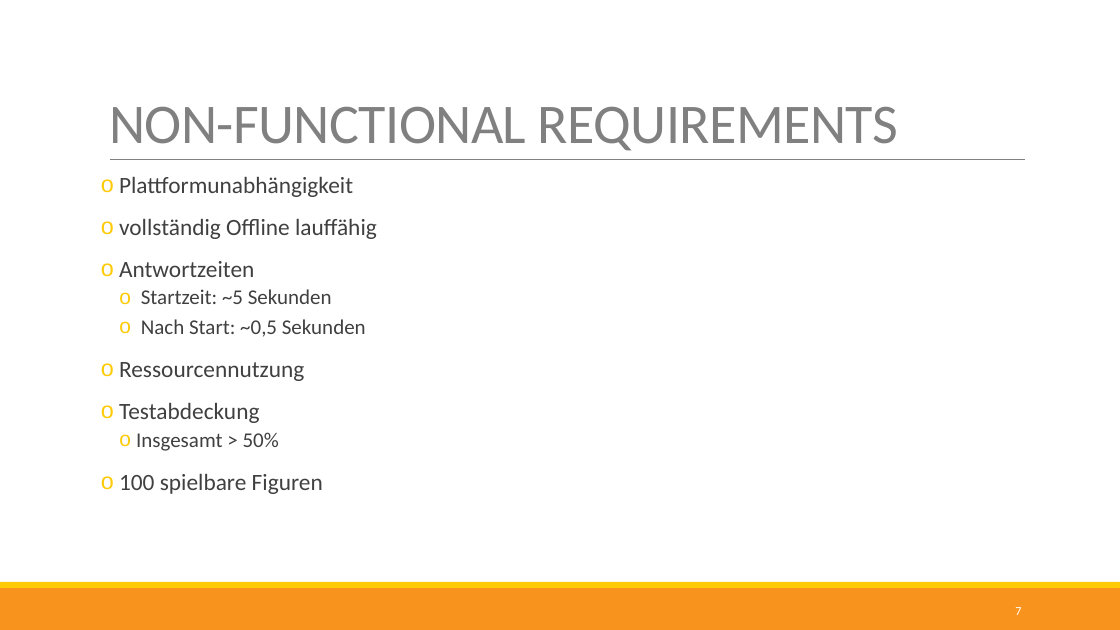
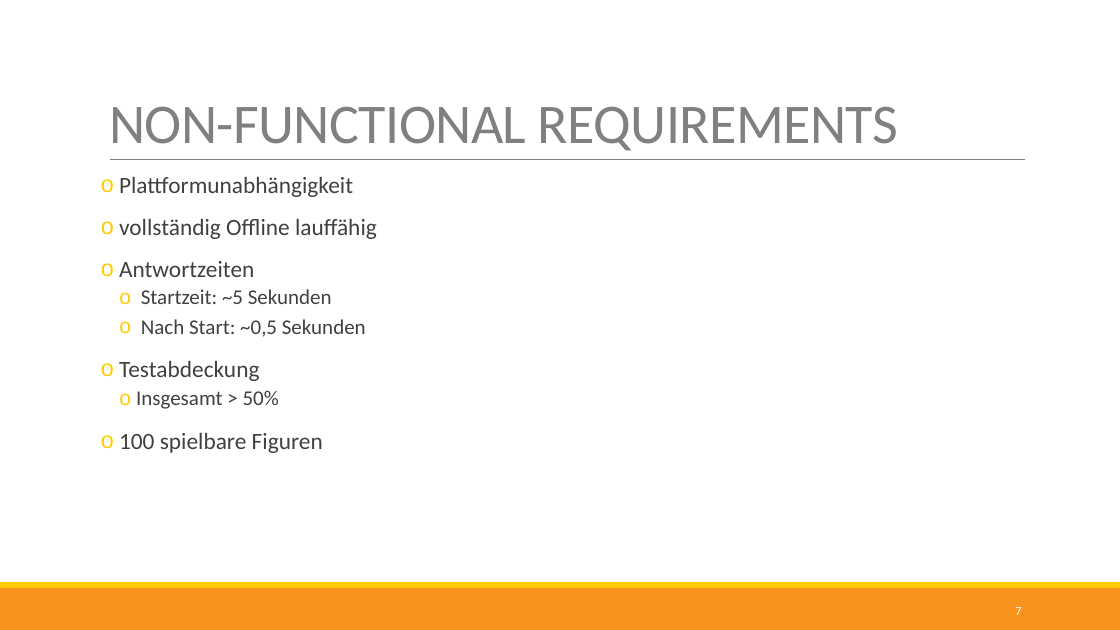
Before and after one commit to nappydevelopment/Nappy-the-ingenious-docs, a slide deck: slide 7 of presentation/Final/Final.pptx. Drawn at 1120x630 pixels with LibreOffice and Linux fonts; fonts in the diff are those of the drawing. Boxes give left, top, right and bottom in pixels: in the first picture for what was removed or moved away, otherwise in the second. Text is boxed around its words. In the diff, an @@ line names an element or a change of style, - is before the commit and + after.

```diff
--- a/presentation/Final/Final.pptx
+++ b/presentation/Final/Final.pptx
@@ text at (119, 362, 304, 381): paragraph removed @@
-o Ressourcennutzung
```
Also in this commit, not shown: 2 other slides changed, 1 other file.
